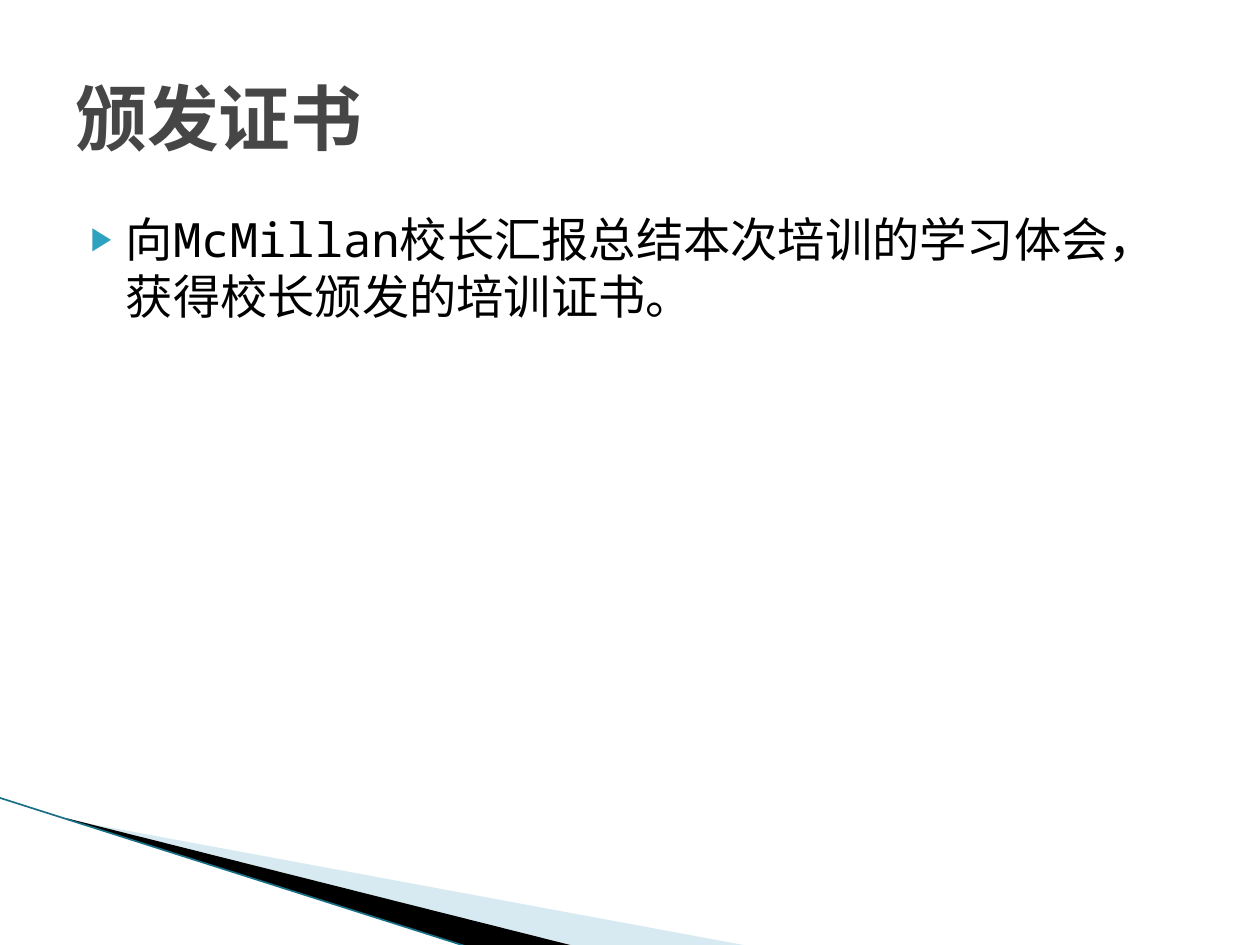
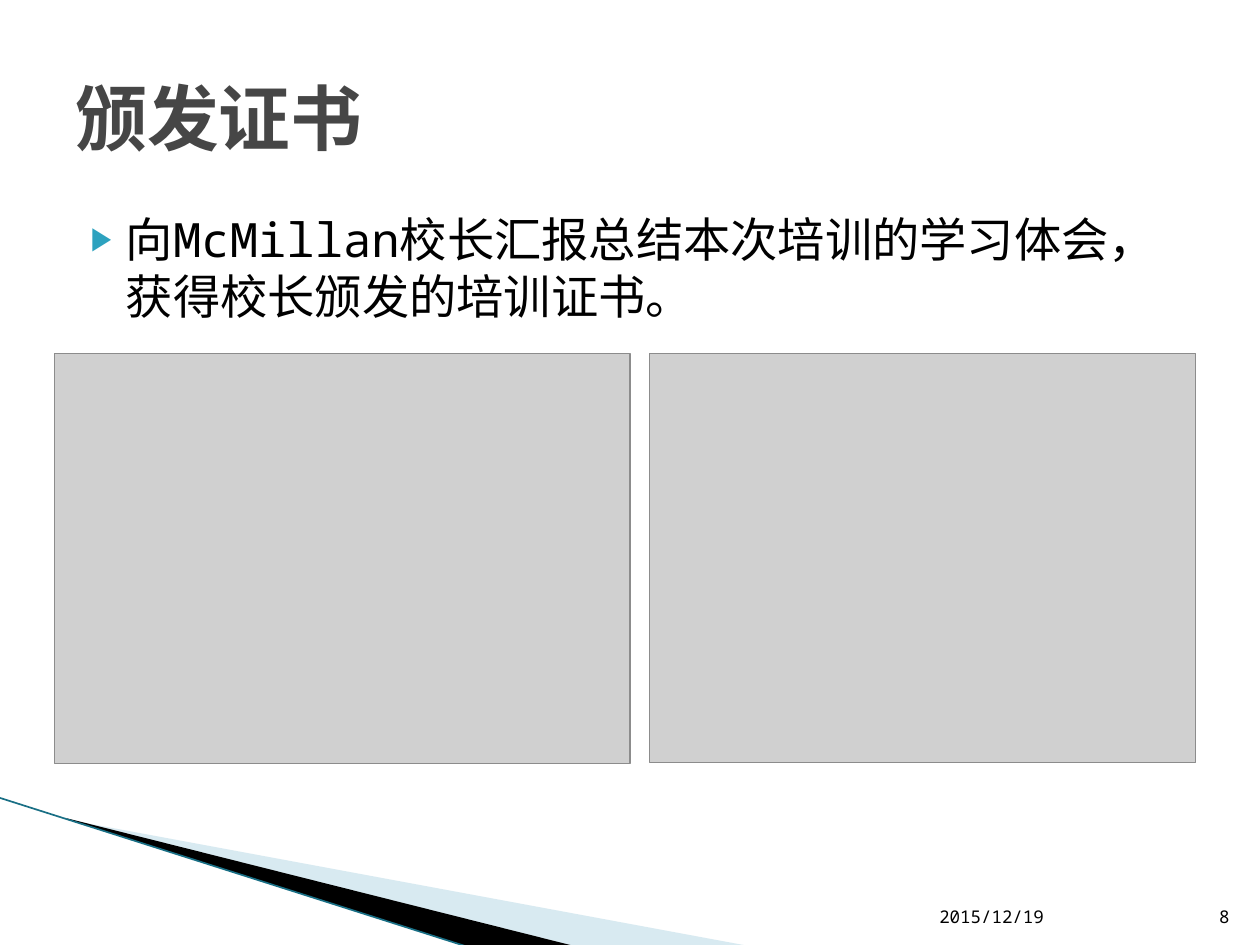
Before and after one commit to L3w1s-L1u/_outline, a slide deck: slide 8 of _Holland_College/赴加培训工作汇报.pptx (slide 7 before the commit). Drawn at 1260x945 pixels with LibreOffice and Linux fonts; fonts in the diff are those of the drawing; grey boxes stand for pictures; background and template pictures are left out. Boxes give left, top, right and bottom in pixels: in the first picture for what was removed or moved away, otherwise in the second. Text is boxed around its words. In the diff, an @@ line names an element or a change of style, - is before the commit and + after.

```diff
--- a/_Holland_College/赴加培训工作汇报.pptx
+++ b/_Holland_College/赴加培训工作汇报.pptx
@@ picture added at box(54, 354, 630, 765) @@
@@ picture added at box(650, 354, 1196, 764) @@
@@ text added at box(939, 910, 1044, 923), 10 pt, text #000000 @@
+2015/12/19
@@ page number added at box(1219, 910, 1230, 923), 10 pt, text #000000 @@
+8
```
Also in this commit, not shown: 7 other slides changed, 14 slides added, 3 slides removed, 5 other files.
